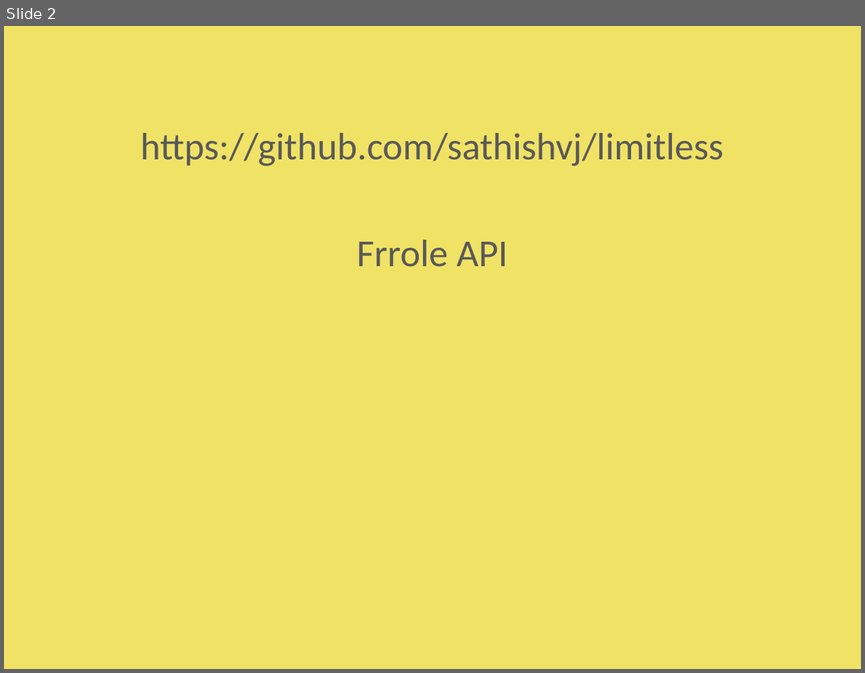
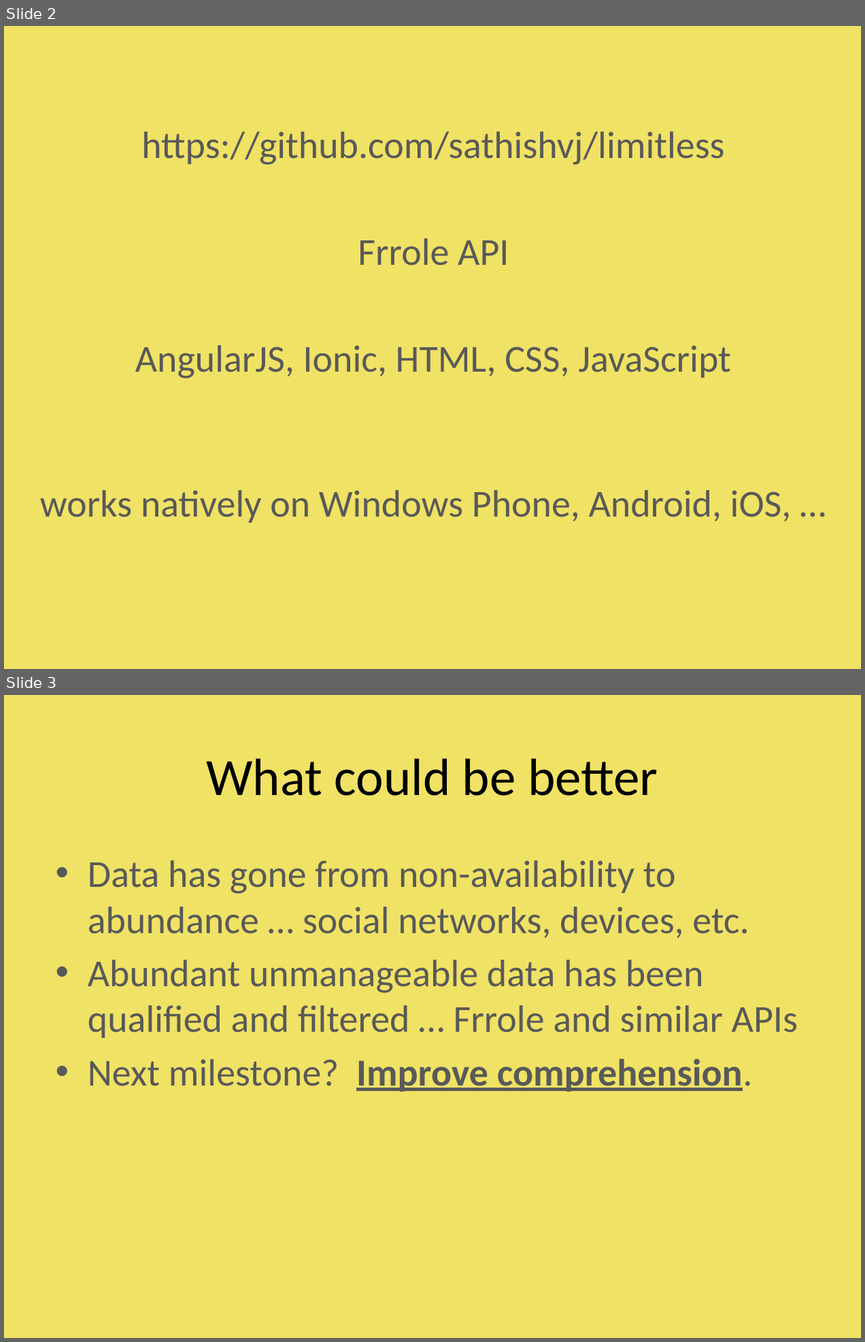
Before and after one commit to sathishvj/limitless, a slide deck: misc/ppt/limitless.pptx. Shown one above the other, each under a label of ours: slide 2 before the commit, slides 2 and 3 after it. The pictures are 865x673 and 865x1342 pixels, drawn with LibreOffice and Linux fonts; fonts in the diff are those of the drawing. Boxes give left, top, right and bottom in pixels: in the first picture for what was removed or moved away, otherwise in the second. Text is boxed around its words. In the diff, an @@ line names an element or a change of style, - is before the commit and + after.

```diff
--- a/misc/ppt/limitless.pptx
+++ b/misc/ppt/limitless.pptx
@@ slide 3 added at box(4, 695, 861, 1338), background #F0E265 @@
@@ title added at box(206, 758, 657, 796), 44 pt, text #000000 @@
+What could be better
@@ text added at box(88, 860, 798, 1091), 32 pt, text #595959 @@
+• Data has gone from non-availability to abundance … social networks, devices, etc.
+• Abundant unmanageable data has been qualified and filtered … Frrole and similar APIs
+• Next milestone? Improve comprehension.
@@ slide 2 changed as well @@
@@ text "https://github.com/sathishvj/limitless": place and size @@
-text "https://github.com/sathishvj/limitless" at box(141, 133, 723, 267)
+text "https://github.com/sathishvj/limitless" at box(40, 131, 791, 522)
@@ text at box(40, 345, 791, 522): paragraphs added @@
+AngularJS, Ionic, HTML, CSS, JavaScript
+works natively on Windows Phone, Android, iOS, …
```
Also in this commit, not shown: 2 other slides changed, 5 other slides added, 1 slide removed.
